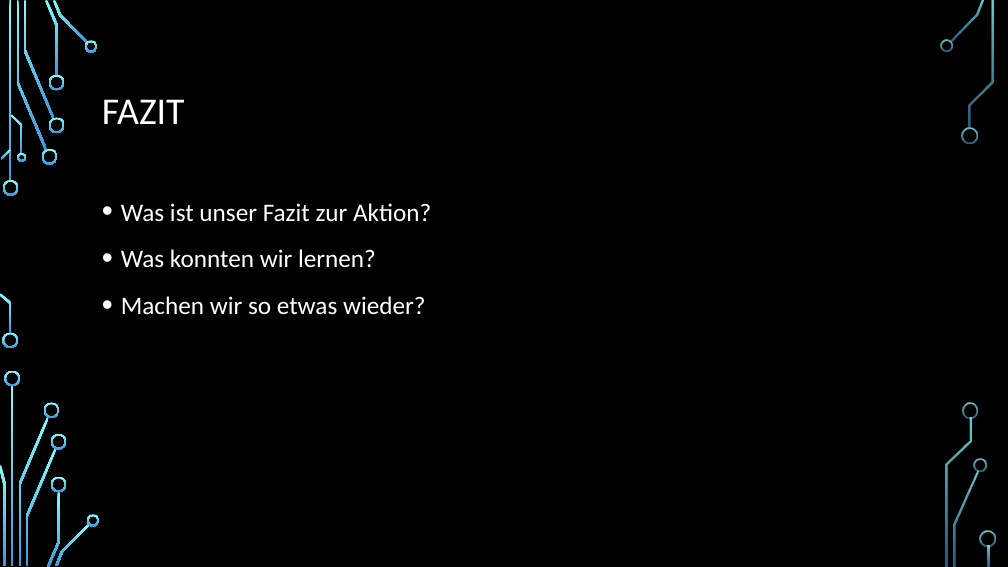
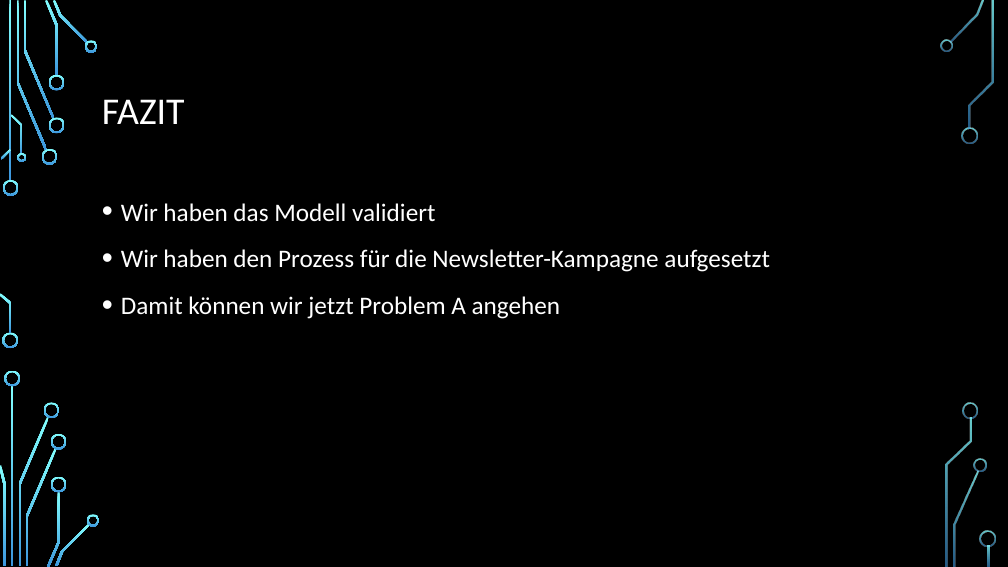
Before and after one commit to anamagvo/Premium-Newsletter-Experiment, a slide deck: slide 19 of Premiumnutzer-Mailing.pptx (slide 16 before the commit). Drawn at 1008x567 pixels with LibreOffice and Linux fonts; fonts in the diff are those of the drawing; background and template pictures are left out. Boxes give left, top, right and bottom in pixels: in the first picture for what was removed or moved away, otherwise in the second. Text is boxed around its words. In the diff, an @@ line names an element or a change of style, - is before the commit and + after.

```diff
--- a/Premiumnutzer-Mailing.pptx
+++ b/Premiumnutzer-Mailing.pptx
@@ text at <box>121,203,770,319</box>: text changed @@
-• Was ist unser Fazit zur Aktion?
-• Was konnten wir lernen?
-• Machen wir so etwas wieder?
+• Wir haben das Modell validiert
+• Wir haben den Prozess für die Newsletter-Kampagne aufgesetzt
+• Damit können wir jetzt Problem A angehen
```
Also in this commit, not shown: 3 other slides changed, 3 slides added.
